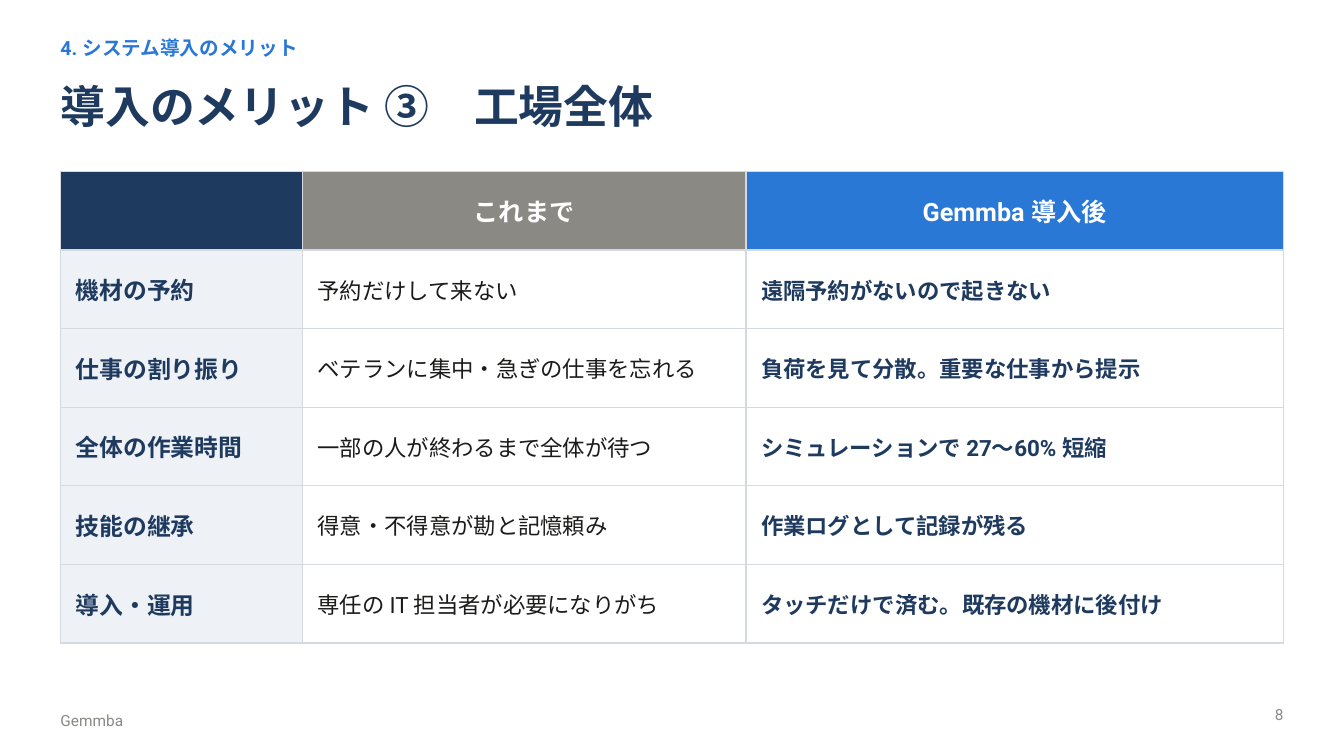
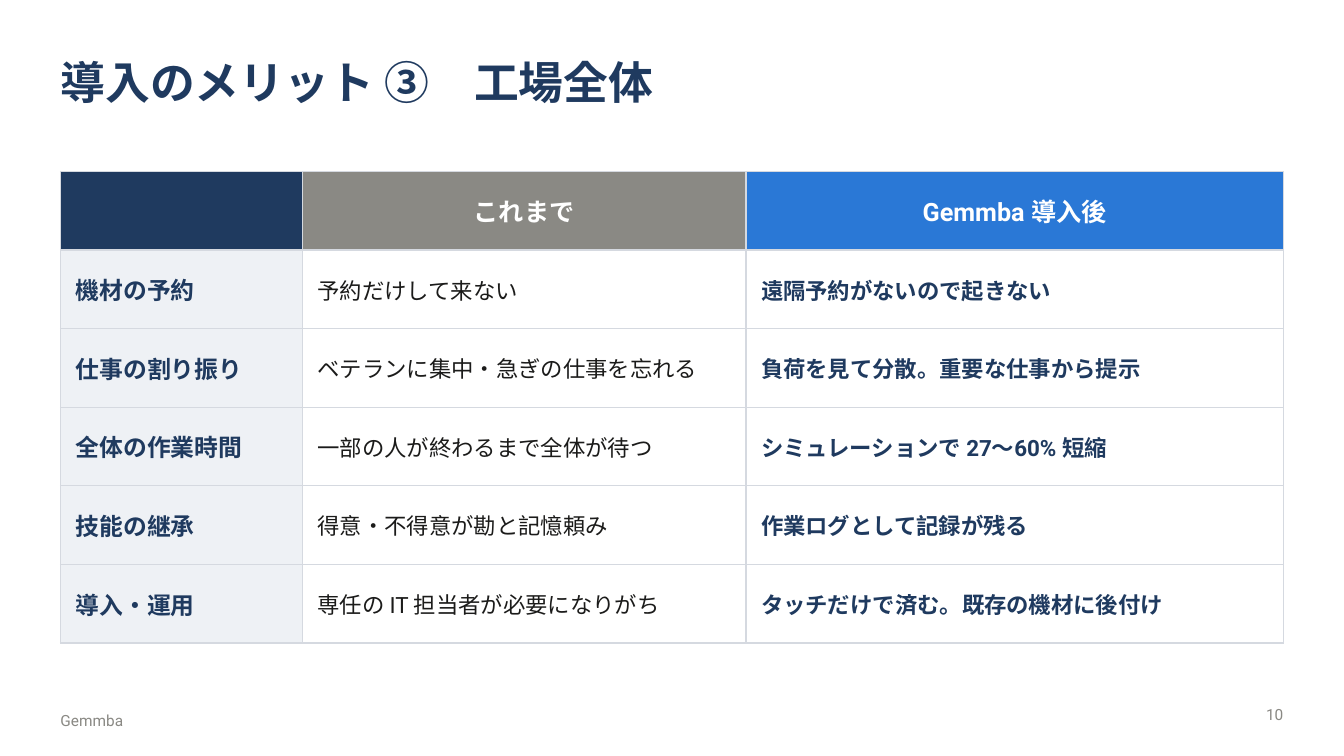
Before and after one commit to maguro256/procon2026, a slide deck: slide 10 of slides/gemmba_presentation.pptx (slide 8 before the commit). Drawn at 1344x756 pixels with LibreOffice and Linux fonts; fonts in the diff are those of the drawing. Boxes give left, top, right and bottom in pixels: in the first picture for what was removed or moved away, otherwise in the second. Text is boxed around its words. In the diff, an @@ line names an element or a change of style, - is before the commit and + after.

```diff
--- a/slides/gemmba_presentation.pptx
+++ b/slides/gemmba_presentation.pptx
@@ title "導入のメリット ③ 工場全体": place and size @@
-title "導入のメリット ③ 工場全体" at (60, 84, 653, 127)
+title "導入のメリット ③ 工場全体" at (60, 60, 653, 103)
@@ text removed at (60, 38, 297, 57) @@
-4. システム導入のメリット
@@ page number at (1266, 709, 1283, 720): text changed @@
-8
+10
```
Also in this commit, not shown: 10 other slides changed, 2 slides added, 1 slide removed, 4 other files.
